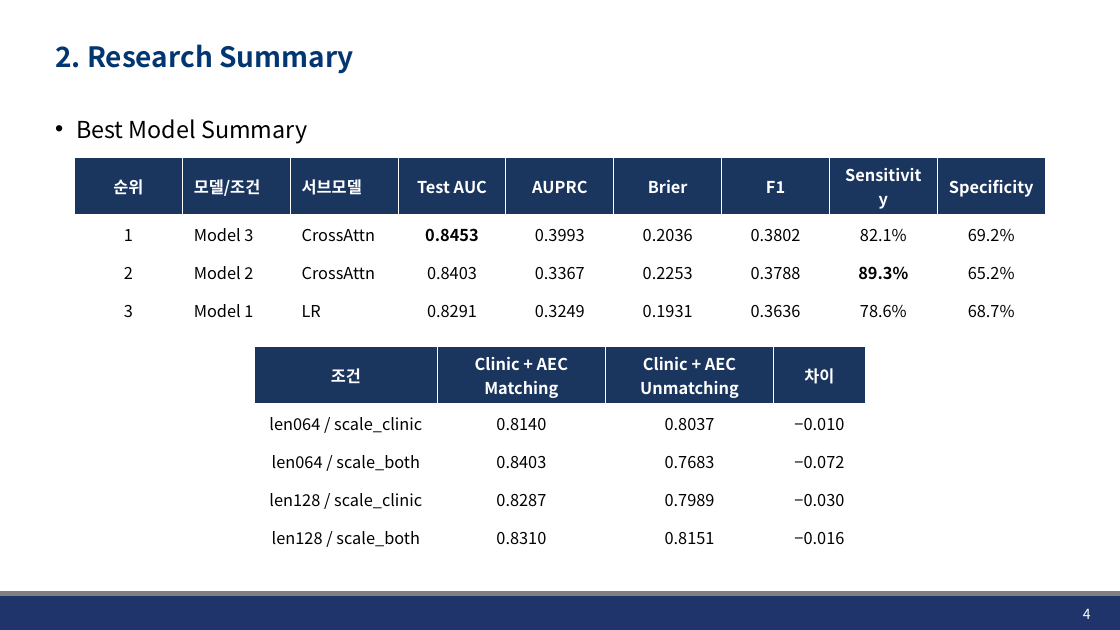
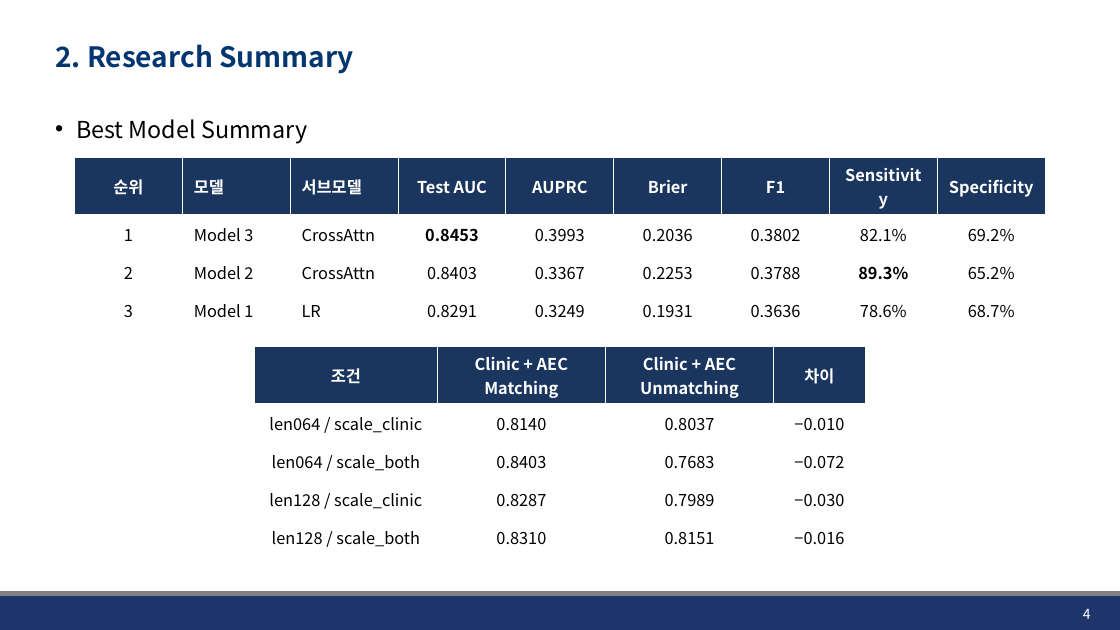
Before and after one commit to JHWannabe/2026-1_Study, a slide deck: slide 4 of 연구자료/260514_AEC_SMI_Analysis.pptx. Drawn at 1120x630 pixels with LibreOffice and Linux fonts; fonts in the diff are those of the drawing; background and template pictures are left out. Boxes give left, top, right and bottom in pixels: in the first picture for what was removed or moved away, otherwise in the second. Text is boxed around its words. In the diff, an @@ line names an element or a change of style, - is before the commit and + after.

```diff
--- a/연구자료/260514_AEC_SMI_Analysis.pptx
+++ b/연구자료/260514_AEC_SMI_Analysis.pptx
@@ table at [75, 158, 1043, 322] @@
-row 1, column 2: 모델/조건
+row 1, column 2: 모델
```
Also in this commit, not shown: 6 other slides changed, 7 slides added, 10 other files.
